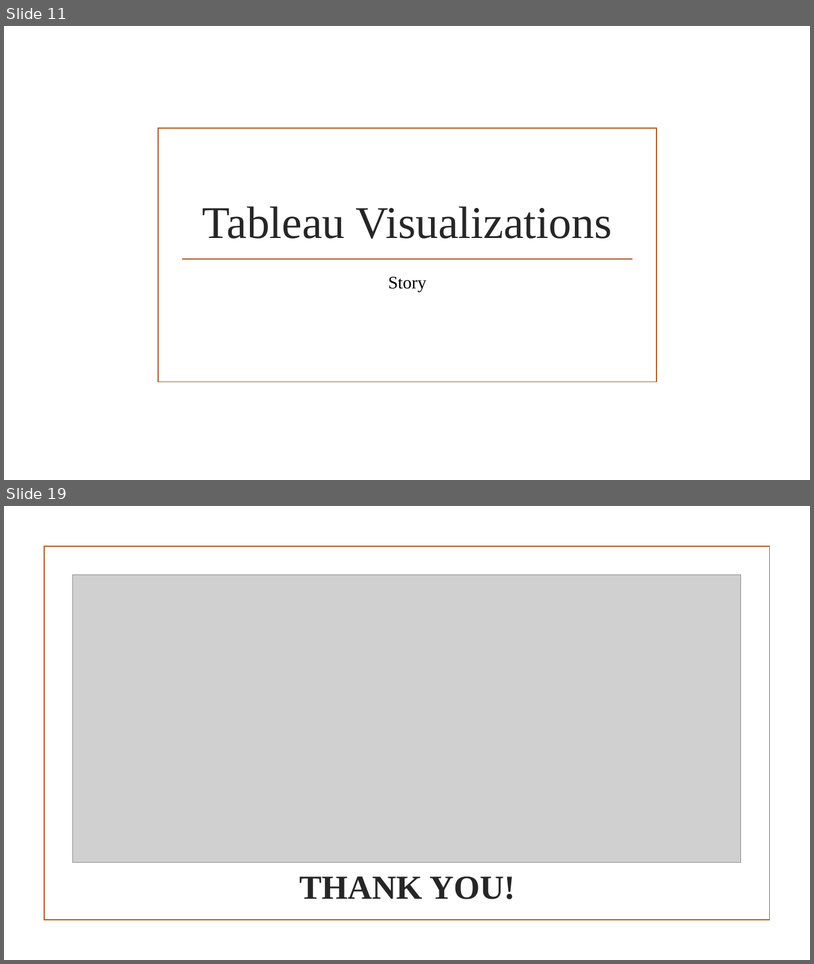
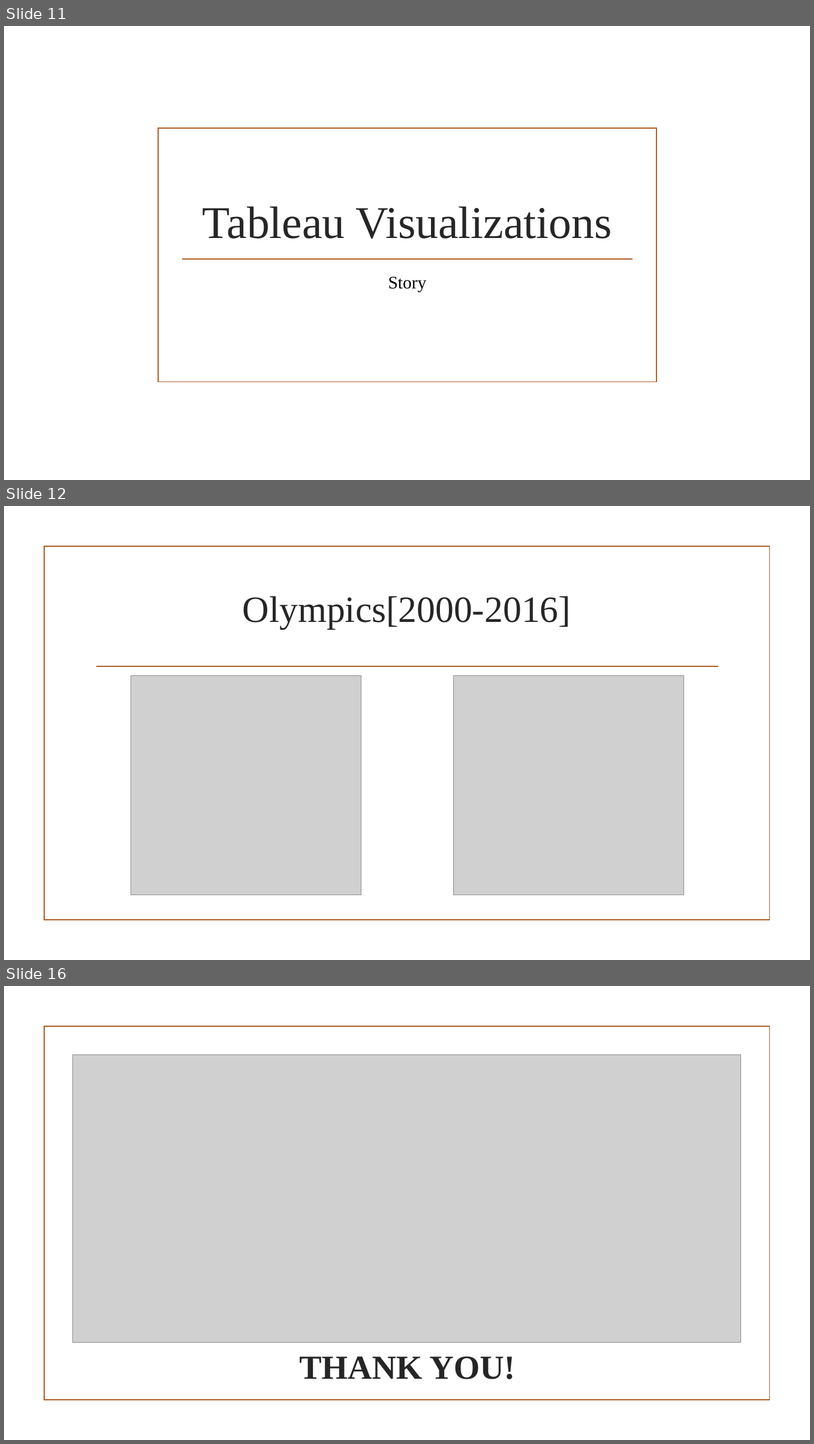
Before and after one commit to shwam25/Project_Tableau, a slide deck: Presentation.pptx. Shown one above the other, each under a label of ours: slides 11 and 19 before the commit, slides 11, 12 and 16 after it; the slides between them are not shown. The pictures are 814x964 and 814x1444 pixels, drawn with LibreOffice and Linux fonts; fonts in the diff are those of the drawing; grey boxes stand for pictures; background and template pictures are left out. Boxes give left, top, right and bottom in pixels: in the first picture for what was removed or moved away, otherwise in the second. Text is boxed around its words. In the diff, an @@ line names an element or a change of style, - is before the commit and + after.

```diff
--- a/Presentation.pptx
+++ b/Presentation.pptx
@@ slide 12 added at <box>4,506,810,960</box>, background picture (left out); not listed: 1 template element that a slide beside it also shows @@
@@ title added at <box>243,596,571,628</box>, 44 pt, text #262626 @@
+Olympics[2000-2016]
@@ line added from (96, 666) to (719, 666), #B15E28 1.25 pt @@
@@ picture added at <box>131,675,361,894</box> @@
@@ picture added at <box>453,675,684,894</box> @@
@@ what was slide 19 is now slide 16 @@
```
Also in this commit, not shown: 3 slides changed, 2 other slides added, 6 slides removed.
